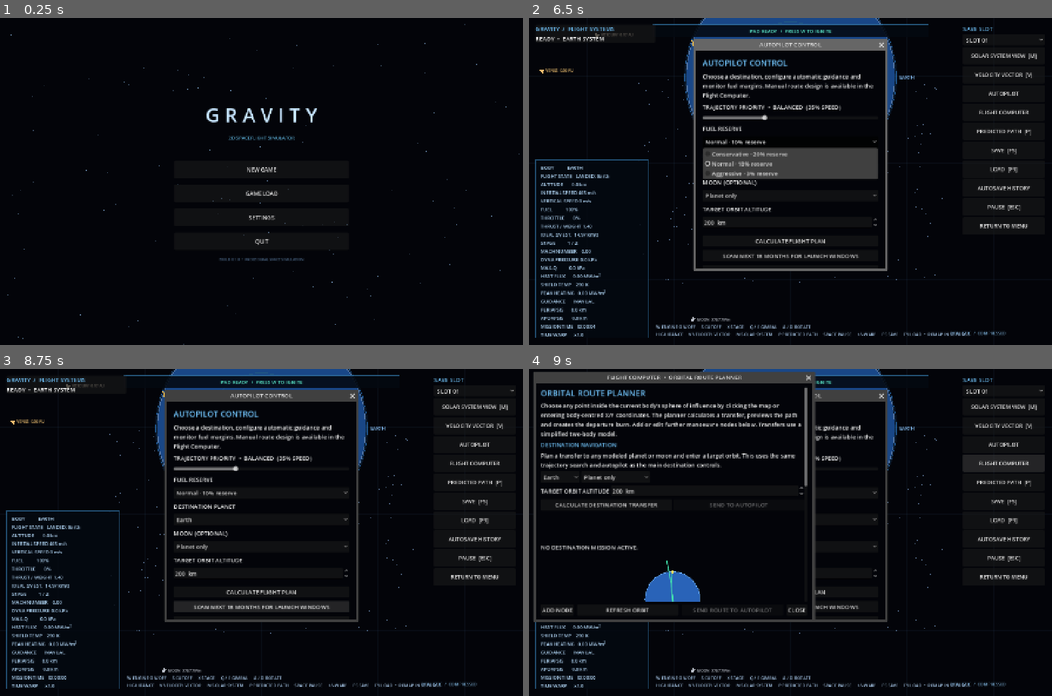
Above: before the commit, frames 1-4 (two rows, left to right).
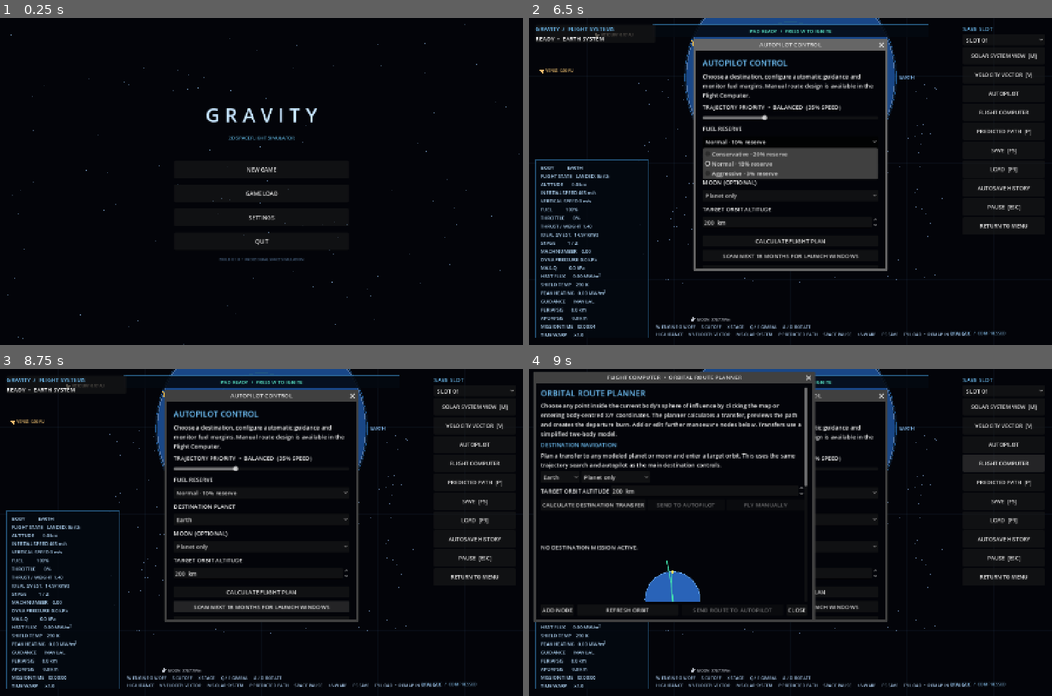
Above: after the commit, the same moments.

Repository: Blagos1195/Gravity-simulator
Game: Godot game, scene res://scenes/main.tscn
Two runs of this game, one before a commit and one after it. Both use one fixed random seed, a clock stepped at 60 frames per second and the inputs below.
Inputs:
- Up to frame 1 (0.25 s): no input
- Up to frame 2 (6.5 s): click "NEW GAME" at 0.5 s; click "CONTINUE TO ROCKET BUILDER" at 1.25 s; click "LAUNCH VEHICLE" at 2 s; click "SLOT 01" at 2.75 s; click "SOLAR SYSTEM VIEW [M]" at 3.5 s; click "VELOCITY VECTOR [V]" at 4.25 s; click "AUTOPILOT" at 5 s; click "Normal · 10% reserve" at 5.75 s
- Up to frame 3 (8.75 s): click "Normal · 10% reserve" at 6.5 s; click "SCAN NEXT 18 MONTHS FOR LAUNC…" at 7.25 s; click "SCAN NEXT 18 MONTHS FOR LAUNC…" at 8 s
- Up to frame 4 (9 s): click "FLIGHT COMPUTER" at 8.75 s

Frames 1-3 are identical in both runs. In frame 4, 0.4% of the frame differs, in the area x 2-50%, y 41-43%.

Commit message:
Build manual destination flight planning and burn execution

Diff:
--- a/Gravity/scripts/route_planner.gd
+++ b/Gravity/scripts/route_planner.gd
@@ -50,6 +50,7 @@
 var navigation_progress: Label
 var navigation_plot: OrbitPlot
 var navigation_engage_button: Button
+var manual_navigation_button: Button
 var navigation_cancel_button: Button
 var navigation_plan_valid := false
 var navigation_plan: Dictionary = {}
@@ -338,6 +339,12 @@
 	navigation_engage_button.size_flags_horizontal = Control.SIZE_EXPAND_FILL
 	navigation_engage_button.pressed.connect(_send_destination_to_autopilot)
 	navigation_actions.add_child(navigation_engage_button)
+	manual_navigation_button = Button.new()
+	manual_navigation_button.text = "FLY MANUALLY"
+	manual_navigation_button.disabled = true
+	manual_navigation_button.size_flags_horizontal = Control.SIZE_EXPAND_FILL
+	manual_navigation_button.pressed.connect(_toggle_manual_destination_plan)
+	navigation_actions.add_child(manual_navigation_button)
 	navigation_cancel_button = Button.new()
 	navigation_cancel_button.text = "CANCEL MISSION"
 	navigation_cancel_button.visible = false
@@ -785,6 +792,11 @@
 		navigation_progress.text = "NO DESTINATION MISSION ACTIVE."
 	if navigation_plan_valid and not bool(navigation_plan.get("local", false)):
 		_update_navigation_plot()
+	var manual_plan: Dictionary = simulation.get("manual_flight_plan")
+	var manual_active := not manual_plan.is_empty() and bool(manual_plan.get("active", false))
+	manual_navigation_button.disabled = not manual_active and (not navigation_plan_valid or autopilot_enabled)
+	manual_navigation_button.text = "CANCEL MANUAL PLAN" if manual_active else "FLY MANUALLY"
+	_update_manual_guidance()
 
 func _cancel_destination_autopilot() -> void:
 	if not is_instance_valid(simulation) or str(simulation.get("autopilot_target_mode")) != "ORBIT":
@@ -895,8 +907,28 @@
 func _arm_manual_guidance() -> void:
 	if not is_instance_valid(simulation) or selected_node_index < 0 or selected_node_index >= nodes.size():
 		return
+	var existing_plan: Dictionary = simulation.get("manual_flight_plan")
+	if not existing_plan.is_empty() and bool(existing_plan.get("active", false)):
+		manual_guidance_report.text = "A MANUAL DESTINATION PLAN IS ALREADY ACTIVE. Complete or cancel it before arming a separate manoeuvre node."
+		return
+	var node: Dictionary = nodes[selected_node_index]
+	var node_time := maxf(0.0, float(node.get("time_offset", 0.0)))
+	var predicted_state := _manual_node_state(node_time)
+	var guidance := FlightComputer.manoeuvre_burn_guidance(
+		Vector2(predicted_state.get("position", relative_position)),
+		Vector2(predicted_state.get("velocity", relative_velocity)),
+		float(node.get("prograde", 0.0)),
+		float(node.get("radial", 0.0))
+	)
+	if not bool(guidance.get("valid", false)) or float(guidance.get("delta_v", 0.0)) < 0.1:
+		manual_guidance_report.text = "THE SELECTED NODE DOES NOT CONTAIN A VALID BURN."
+		return
 	manual_guidance_node_index = selected_node_index
 	manual_guidance_start_time = float(simulation.get("sim_time"))
+	simulation.set("manual_burn_tracking_enabled", false)
+	simulation.set("manual_burn_target_vector", Vector2(guidance.get("burn_vector", Vector2.ZERO)))
+	simulation.set("manual_burn_accumulated_vector", Vector2.ZERO)
+	simulation.set("thrust_key_down", false)
 	_update_manual_guidance()
 
 func _manual_node_state(node_time: float) -> Dictionary:
@@ -917,10 +949,14 @@
 	return {"position": planned_path[nearest_index], "velocity": predicted_velocity}
 
 func _update_manual_guidance() -> void:
-	if not is_instance_valid(manual_guidance_report):
-		return
-	if not is_instance_valid(simulation) or manual_guidance_node_index < 0 or manual_guidance_node_index >= nodes.size():
-		manual_guidance_report.text = "MANUAL BURN GUIDANCE  •  Select a manoeuvre node and press GUIDE SELECTED BURN. No autopilot is engaged."
+	if not is_instance_valid(manual_guidance_report) or not is_instance_valid(simulation):
+		return
+	var manual_plan: Dictionary = simulation.get("manual_flight_plan")
+	if not manual_plan.is_empty() and bool(manual_plan.get("active", false)):
+		_update_manual_flight_plan()
+		return
+	if manual_guidance_node_index < 0 or manual_guidance_node_index >= nodes.size():
+		manual_guidance_report.text = "MANUAL GUIDANCE  •  Select a manoeuvre node and arm its burn. No automatic steering or thrust is used."
 		return
 	var node: Dictionary = nodes[manual_guidance_node_index]
 	var node_time := maxf(0.0, float(node.get("time_offset", 0.0)))
@@ -936,16 +972,229 @@
 	if not bool(guidance.get("valid", false)):
 		manual_guidance_report.text = "MANUAL BURN GUIDANCE  •  Unable to calculate the selected node's burn direction."
 		return
-	var timing := "BURN WINDOW OPEN" if remaining_time <= 0.0 else "BURN IN %.1f s" % remaining_time
-	var angle_degrees := rad_to_deg(float(guidance.get("angle_from_prograde", 0.0)))
-	manual_guidance_report.text = "MANUAL NODE %d  •  %s\nTARGET ΔV: %.1f m/s  •  PROGRADE: %+.1f m/s  •  RADIAL: %+.1f m/s\nBURN VECTOR: %.1f° from prograde towards radial. Point the rocket along this vector and use manual thrust; stop when the planned ΔV is reached. No automatic steering or thrust is used." % [
+	var burn_vector: Vector2 = guidance.get("burn_vector", Vector2.ZERO)
+	var target_delta_v := float(guidance.get("delta_v", 0.0))
+	var tracking := bool(simulation.get("manual_burn_tracking_enabled"))
+	if remaining_time <= 0.0 and not tracking:
+		simulation.set("manual_burn_target_vector", burn_vector)
+		simulation.set("manual_burn_accumulated_vector", Vector2.ZERO)
+		simulation.set("manual_burn_tracking_enabled", true)
+		tracking = true
+	var accumulated: Vector2 = simulation.get("manual_burn_accumulated_vector")
+	var achieved := maxf(0.0, accumulated.dot(burn_vector.normalized())) if target_delta_v > 0.0 else 0.0
+	var cross_track := absf(accumulated.cross(burn_vector.normalized()))
+	var desired_rotation := burn_vector.angle() - Vector2.UP.angle()
+	var heading_error := rad_to_deg(angle_difference(float(simulation.get("rotation_angle")), desired_rotation))
+	var timing := "BURN IN %.1f s" % remaining_time if remaining_time > 0.0 else "BURN WINDOW OPEN"
+	var tolerance := maxf(0.5, target_delta_v * 0.01)
+	var burn_status := "CUT THRUST  •  TARGET ΔV REACHED" if achieved >= target_delta_v - tolerance else "BURN TRACKING" if tracking else "READY"
+	if not bool(simulation.get("thrust_key_down")) and achieved >= target_delta_v - tolerance:
+		simulation.set("manual_burn_tracking_enabled", false)
+		burn_status = "NODE BURN COMPLETE"
+	manual_guidance_report.text = "MANUAL NODE %d  •  %s  •  %s\nREQUIRED ΔV: %.1f m/s  •  DELIVERED: %.1f m/s  •  CROSS-TRACK: %.1f m/s\nHEADING ERROR: %+.1f°  •  BURN VECTOR: %.1f° FROM PROGRADE\nRotate with Q/E to reduce heading error, press W to thrust and S to cut off. The computer never steers or fires the engine." % [
 		manual_guidance_node_index + 1,
 		timing,
-		float(guidance.get("delta_v", 0.0)),
-		float(guidance.get("prograde", 0.0)),
-		float(guidance.get("radial", 0.0)),
-		angle_degrees
+		burn_status,
+		target_delta_v,
+		achieved,
+		cross_track,
+		heading_error,
+		rad_to_deg(float(guidance.get("angle_from_prograde", 0.0)))
 	]
+
+func _toggle_manual_destination_plan() -> void:
+	if not is_instance_valid(simulation):
+		return
+	var existing: Dictionary = simulation.get("manual_flight_plan")
+	if not existing.is_empty() and bool(existing.get("active", false)):
+		simulation.set("manual_flight_plan", {})
+		simulation.set("manual_burn_tracking_enabled", false)
+		simulation.set("manual_burn_target_vector", Vector2.ZERO)
+		simulation.set("manual_burn_accumulated_vector", Vector2.ZERO)
+		simulation.set("thrust_key_down", false)
+		manual_guidance_report.text = "MANUAL DESTINATION PLAN CANCELLED."
+		_refresh_navigation_state()
+		return
+	_start_manual_destination_plan()
+
+func _start_manual_destination_plan() -> void:
+	if not navigation_plan_valid or bool(simulation.get("autopilot_enabled")) or bool(simulation.get("landed")) or bool(simulation.get("crashed")):
+		return
+	var current: Dictionary = simulation.call("_nearest_body_state", simulation.get("rocket_position"))
+	var relative_position_now: Vector2 = simulation.get("rocket_position") - Vector2(current.get("position", Vector2.ZERO))
+	var relative_velocity_now: Vector2 = simulation.get("velocity") - Vector2(current.get("velocity", Vector2.ZERO))
+	var current_orbit := FlightComputer.orbital_state(relative_position_now, relative_velocity_now, FlightComputer.G * float(current.get("mass", 0.0)))
+	var minimum_altitude := FlightComputer.minimum_safe_orbit_altitude(str(current.get("name", "")), float(current.get("radius", 0.0)))
+	var maximum_altitude := FlightComputer.maximum_stable_orbit_altitude(float(current.get("radius", 0.0)), float(current.get("soi", 0.0)))
+	var stable_orbit := bool(current_orbit.get("bound", false)) and float(current_orbit.get("periapsis", 0.0)) > float(current.get("radius", 0.0)) + minimum_altitude and float(current_orbit.get("apoapsis", INF)) < float(current.get("radius", 0.0)) + maximum_altitude
+	if not stable_orbit:
+		manual_guidance_report.text = "MANUAL DESTINATION FLIGHT REQUIRES A SAFE PARKING ORBIT. Establish one first; manual ascent and escape guidance are not included yet."
+		return
+	var plan := navigation_plan.duplicate(true)
+	if not bool(plan.get("local", false)):
+		var plan_age := absf(float(simulation.get("sim_time")) - float(plan.get("planned_at_time", -INF)))
+		var planned_position: Vector2 = plan.get("planned_position", Vector2.INF)
+		var planned_velocity: Vector2 = plan.get("planned_velocity", Vector2.INF)
+		if plan_age > 2.0 or planned_position.distance_to(simulation.get("rocket_position")) > 20000.0 or planned_velocity.distance_to(simulation.get("velocity")) > 5.0:
+			_calculate_destination_plan()
+			if not navigation_plan_valid:
+				return
+			plan = navigation_plan.duplicate(true)
+	var now := float(simulation.get("sim_time"))
+	var manual_plan: Dictionary = {
+		"active": true,
+		"target_id": int(plan.get("target_id", -999)),
+		"target_name": str(plan.get("target_name", "")),
+		"target_altitude": float(plan.get("target_altitude", 200000.0)),
+		"phase": "LOCAL_BURN" if bool(plan.get("local", false)) else "WAIT_DEPARTURE",
+		"departure_time": float(plan.get("departure_time_seconds", plan.get("planned_at_time", now))),
+		"transfer_time": float(plan.get("transfer_time", 0.0)),
+		"departure_direction": Vector2(plan.get("departure_direction", Vector2.ZERO)).normalized(),
+		"departure_delta_v": float(plan.get("departure_delta_v", 0.0)),
+		"transfer_start_time": -1.0,
+		"burn_kind": "",
+		"burn_delta_v": 0.0,
+		"previous_radial_speed": -0.001
+	}
+	if bool(plan.get("local", false)):
+		var local_burn := FlightComputer.target_radius_burn(relative_position_now, relative_velocity_now, float(current.get("radius", 0.0)) + float(plan.get("target_altitude", 200000.0)), FlightComputer.G * float(current.get("mass", 0.0)))
+		if not bool(local_burn.get("valid", false)):
+			manual_guidance_report.text = "THE LOCAL ORBIT CHANGE HAS NO VALID MANUAL BURN SOLUTION."
+			return
+		_arm_manual_plan_burn(manual_plan, "LOCAL_BURN", Vector2(local_burn.get("burn_vector", Vector2.ZERO)), float(local_burn.get("delta_v", 0.0)))
+	else:
+		if Vector2(manual_plan["departure_direction"]) == Vector2.ZERO or float(manual_plan["departure_delta_v"]) <= 0.0:
+			manual_guidance_report.text = "THE DESTINATION SOLUTION DOES NOT CONTAIN A VALID DEPARTURE BURN."
+			return
+		if float(manual_plan["departure_time"]) <= now + 2.0:
+			_arm_manual_plan_burn(manual_plan, "DEPARTURE_BURN", Vector2(manual_plan["departure_direction"]) * float(manual_plan["departure_delta_v"]), float(manual_plan["departure_delta_v"]))
+	simulation.set("manual_flight_plan", manual_plan)
+	simulation.set("autopilot_enabled", false)
+	simulation.set("guidance_enabled", false)
+	simulation.set("thrust_key_down", false)
+	manual_guidance_node_index = -1
+	_refresh_navigation_state()
+	_update_manual_guidance()
+
+func _arm_manual_plan_burn(plan: Dictionary, phase: String, burn_vector: Vector2, delta_v: float) -> void:
+	if burn_vector.length() < 0.1 or delta_v < 0.1:
+		plan["phase"] = "FAILED"
+		plan["reason"] = "The planned burn is too small or invalid."
+		return
+	plan["phase"] = phase
+	plan["burn_kind"] = phase
+	plan["burn_delta_v"] = delta_v
+	plan["burn_vector"] = burn_vector
+	simulation.set("manual_burn_tracking_enabled", true)
+	simulation.set("manual_burn_target_vector", burn_vector)
+	simulation.set("manual_burn_accumulated_vector", Vector2.ZERO)
+	simulation.set("thrust_key_down", false)
+
+func _update_manual_flight_plan() -> void:
+	var plan: Dictionary = simulation.get("manual_flight_plan")
+	if plan.is_empty() or not bool(plan.get("active", false)):
+		return
+	var now := float(simulation.get("sim_time"))
+	var phase := str(plan.get("phase", ""))
+	if phase == "WAIT_DEPARTURE":
+		var wait_remaining := float(plan.get("departure_time", now)) - now
+		if wait_remaining <= 0.0:
+			_arm_manual_plan_burn(plan, "DEPARTURE_BURN", Vector2(plan.get("departure_direction", Vector2.ZERO)) * float(plan.get("departure_delta_v", 0.0)), float(plan.get("departure_delta_v", 0.0)))
+			simulation.set("manual_flight_plan", plan)
+			phase = str(plan.get("phase", ""))
+		else:
+			manual_guidance_report.text = "MANUAL FLIGHT PLAN  •  %s\nDEPARTURE WINDOW OPENS IN %.1f DAYS. No automatic steering or thrust will occur." % [str(plan.get("target_name", "TARGET")).to_upper(), wait_remaining / 86400.0]
+			return
+	if phase in ["DEPARTURE_BURN", "LOCAL_BURN", "ARRIVAL_BURN", "ARRIVAL_CIRCULARISE"]:
+		var target_vector: Vector2 = simulation.get("manual_burn_target_vector")
+		var target_delta_v := float(plan.get("burn_delta_v", 0.0))
+		var accumulated: Vector2 = simulation.get("manual_burn_accumulated_vector")
+		var direction := target_vector.normalized()
+		var achieved := maxf(0.0, accumulated.dot(direction))
+		var cross_track := absf(accumulated.cross(direction))
+		var tolerance := maxf(0.5, target_delta_v * 0.01)
+		if not bool(simulation.get("thrust_key_down")) and achieved >= target_delta_v - tolerance:
+			simulation.set("manual_burn_tracking_enabled", false)
+			if phase == "DEPARTURE_BURN":
+				plan["phase"] = "TRANSFER_COAST"
+				plan["transfer_start_time"] = now
+			elif phase == "ARRIVAL_BURN":
+				plan["phase"] = "ARRIVAL_COAST"
+				plan["previous_radial_speed"] = -0.001
+			elif phase == "ARRIVAL_CIRCULARISE":
+				plan["phase"] = "COMPLETE"
+				plan["active"] = false
+			else:
+				plan["phase"] = "COMPLETE"
+				plan["active"] = false
+			simulation.set("manual_flight_plan", plan)
+			phase = str(plan.get("phase", ""))
+		else:
+			var desired_rotation := target_vector.angle() - Vector2.UP.angle()
+			var heading_error := rad_to_deg(angle_difference(float(simulation.get("rotation_angle")), desired_rotation))
+			var burn_status := "CUT THRUST  •  TARGET ΔV REACHED" if achieved >= target_delta_v - tolerance else "BURN IN PROGRESS"
+			manual_guidance_report.text = "MANUAL FLIGHT PLAN  •  %s\n%s  •  REQUIRED ΔV %.1f m/s  •  DELIVERED %.1f m/s  •  CROSS-TRACK %.1f m/s\nHEADING ERROR %+.1f°. Rotate with Q/E, thrust with W and cut off with S. Engine control remains entirely manual." % [
+				str(plan.get("target_name", "TARGET")).to_upper(),
+				burn_status,
+				target_delta_v,
+				achieved,
+				cross_track,
+				heading_error
+			]
+			return
+	if phase == "TRANSFER_COAST":
+		var target_name := str(plan.get("target_name", ""))
+		var target_state: Dictionary = simulation.call("_surface_body_state", target_name)
+		if target_state.is_empty():
+			plan["phase"] = "FAILED"
+			plan["reason"] = "Destination body data became unavailable."
+		else:
+			var target_position: Vector2 = simulation.get("rocket_position") - Vector2(target_state.get("position", Vector2.ZERO))
+			var target_velocity: Vector2 = simulation.get("velocity") - Vector2(target_state.get("velocity", Vector2.ZERO))
+			var target_distance := target_position.length()
+			var target_soi := float(target_state.get("soi", 0.0))
+			var target_orbit := FlightComputer.orbital_state(target_position, target_velocity, FlightComputer.G * float(target_state.get("mass", 0.0)))
+			if target_distance <= target_soi and float(target_orbit.get("radial_speed", 0.0)) < 0.0:
+				var capture := FlightComputer.arrival_capture_burn(target_position, target_velocity, FlightComputer.G * float(target_state.get("mass", 0.0)), float(target_state.get("radius", 0.0)), float(plan.get("target_altitude", 100000.0)), FlightComputer.minimum_safe_orbit_altitude(target_name, float(target_state.get("radius", 0.0))))
+				if bool(capture.get("valid", false)):
+					_arm_manual_plan_burn(plan, "ARRIVAL_BURN", Vector2(capture.get("burn_vector", Vector2.ZERO)), float(capture.get("delta_v", INF)))
+					plan["target_radius"] = float(capture.get("target_radius", 0.0))
+				else:
+					plan["phase"] = "FAILED"
+					plan["reason"] = str(capture.get("reason", "No safe arrival capture solution exists."))
+		simulation.set("manual_flight_plan", plan)
+		phase = str(plan.get("phase", ""))
+	if phase == "ARRIVAL_COAST":
+		var arrival_state: Dictionary = simulation.call("_surface_body_state", str(plan.get("target_name", "")))
+		if not arrival_state.is_empty():
+			var arrival_position: Vector2 = simulation.get("rocket_position") - Vector2(arrival_state.get("position", Vector2.ZERO))
+			var arrival_velocity: Vector2 = simulation.get("velocity") - Vector2(arrival_state.get("velocity", Vector2.ZERO))
+			var arrival_orbit := FlightComputer.orbital_state(arrival_position, arrival_velocity, FlightComputer.G * float(arrival_state.get("mass", 0.0)))
+			var radial_speed := float(arrival_orbit.get("radial_speed", 0.0))
+			var periapsis := float(arrival_orbit.get("periapsis", INF))
+			var target_radius := float(plan.get("target_radius", 0.0))
+			var at_periapsis := radial_speed >= 0.0 and absf(arrival_position.length() - periapsis) <= FlightComputer.orbit_radius_tolerance(target_radius)
+			if at_periapsis and target_radius > 0.0:
+				var circularise := FlightComputer.target_radius_burn(arrival_position, arrival_velocity, target_radius, FlightComputer.G * float(arrival_state.get("mass", 0.0)))
+				if bool(circularise.get("valid", false)) and float(circularise.get("delta_v", INF)) > FlightComputer.BURN_COMPLETION_TOLERANCE:
+					_arm_manual_plan_burn(plan, "ARRIVAL_CIRCULARISE", Vector2(circularise.get("burn_vector", Vector2.ZERO)), float(circularise.get("delta_v", INF)))
+				else:
+					plan["phase"] = "COMPLETE"
+					plan["active"] = false
+		simulation.set("manual_flight_plan", plan)
+		phase = str(plan.get("phase", ""))
+	if phase == "COMPLETE":
+		manual_guidance_report.text = "MANUAL FLIGHT PLAN COMPLETE  •  TARGET ORBIT REACHED. Verify periapsis and apoapsis in the orbital readout."
+	elif phase == "FAILED":
+		manual_guidance_report.text = "MANUAL FLIGHT PLAN FAILED  •  " + str(plan.get("reason", "The planned trajectory is no longer valid."))
+	else:
+		var target_name := str(plan.get("target_name", "TARGET"))
+		var target_state: Dictionary = simulation.call("_surface_body_state", target_name)
+		var range_text := ""
+		if not target_state.is_empty():
+			range_text = "  •  RANGE %.0f km" % (simulation.get("rocket_position").distance_to(Vector2(target_state.get("position", Vector2.ZERO))) / 1000.0)
+		manual_guidance_report.text = "MANUAL FLIGHT PLAN  •  %s  •  %s%s\nNo automatic steering or thrust is used." % [target_name.to_upper(), phase.replace("_", " "), range_text]
+
 
 func _add_node() -> void:
 	if not is_instance_valid(simulation):
